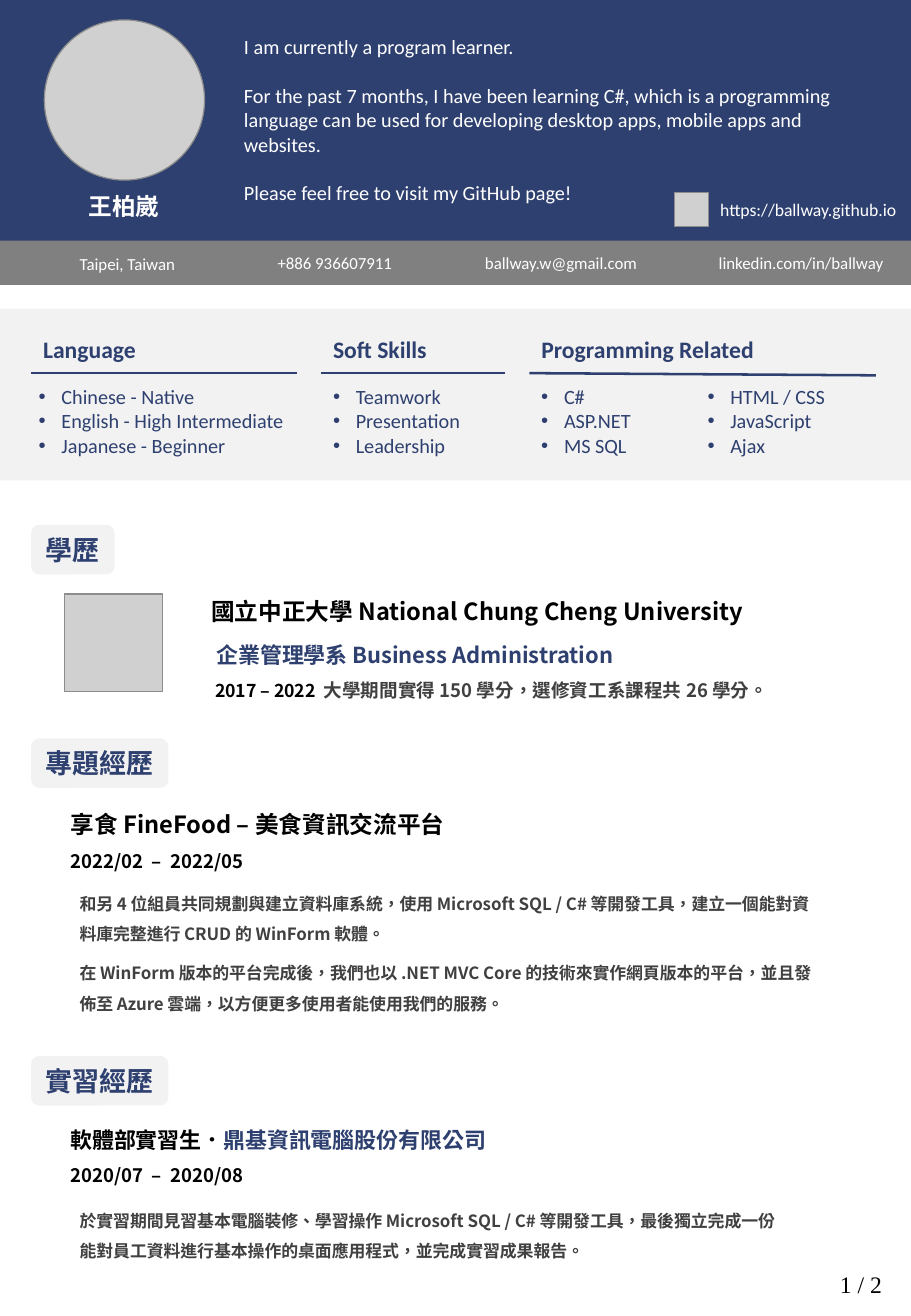
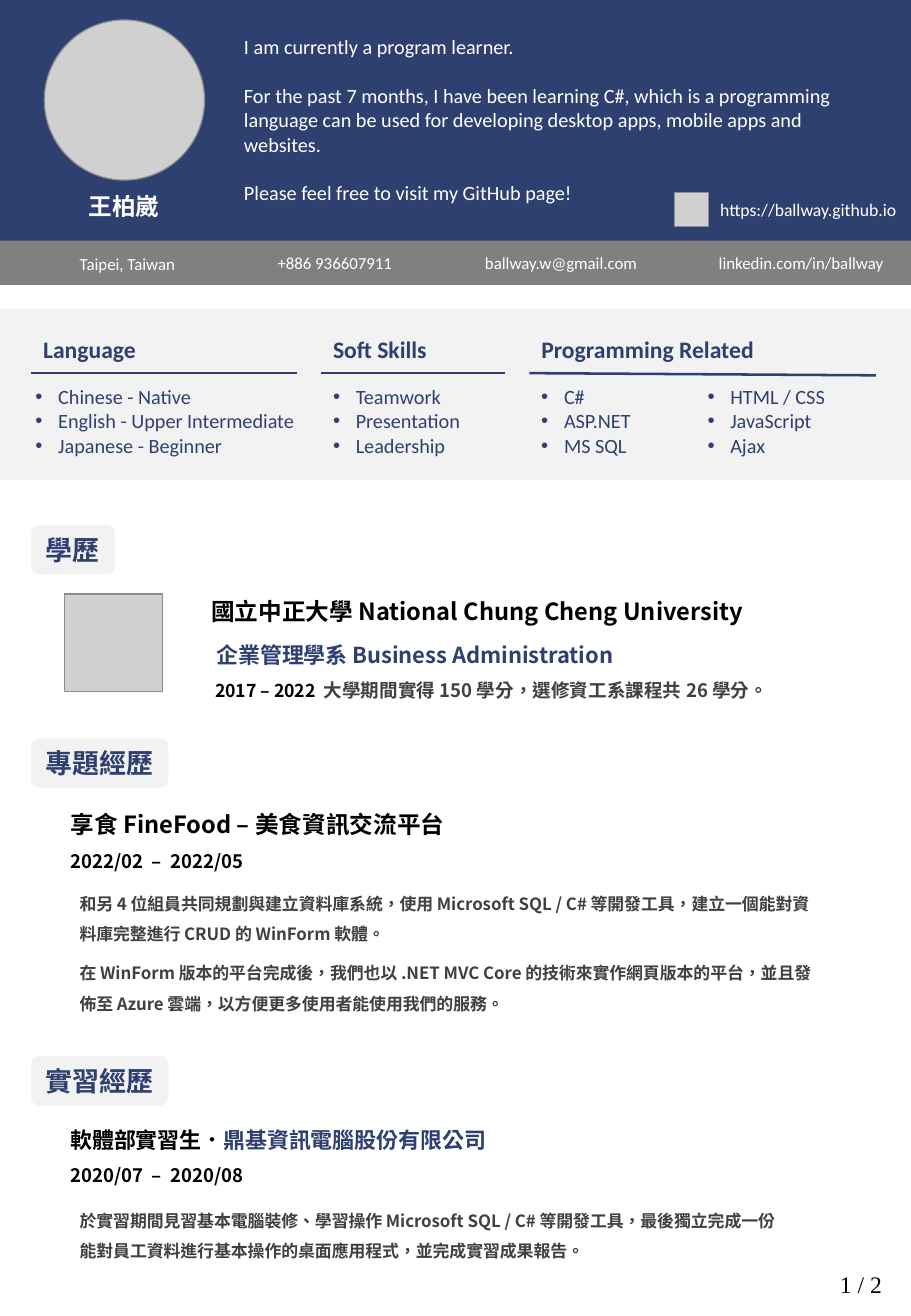
Before and after one commit to ballway/ballway.github.io, a slide deck: slide 1 of files/ballway_resume.pptx. Drawn at 911x1316 pixels with LibreOffice and Linux fonts; fonts in the diff are those of the drawing; grey boxes stand for pictures; background and template pictures are left out. Boxes give left, top, right and bottom in pixels: in the first picture for what was removed or moved away, otherwise in the second. Text is boxed around its words. In the diff, an @@ line names an element or a change of style, - is before the commit and + after.

```diff
--- a/files/ballway_resume.pptx
+++ b/files/ballway_resume.pptx
@@ text at <box>58,414,294,432</box>: text changed @@
-• English - High Intermediate
+• English - Upper Intermediate
```
Also in this commit, not shown: 1 slide added, 1 other file.
